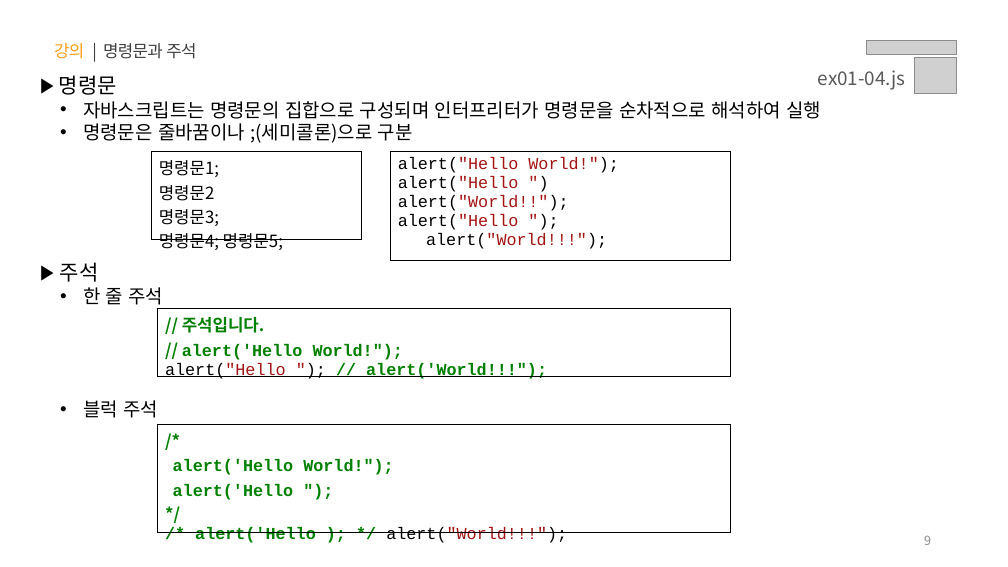
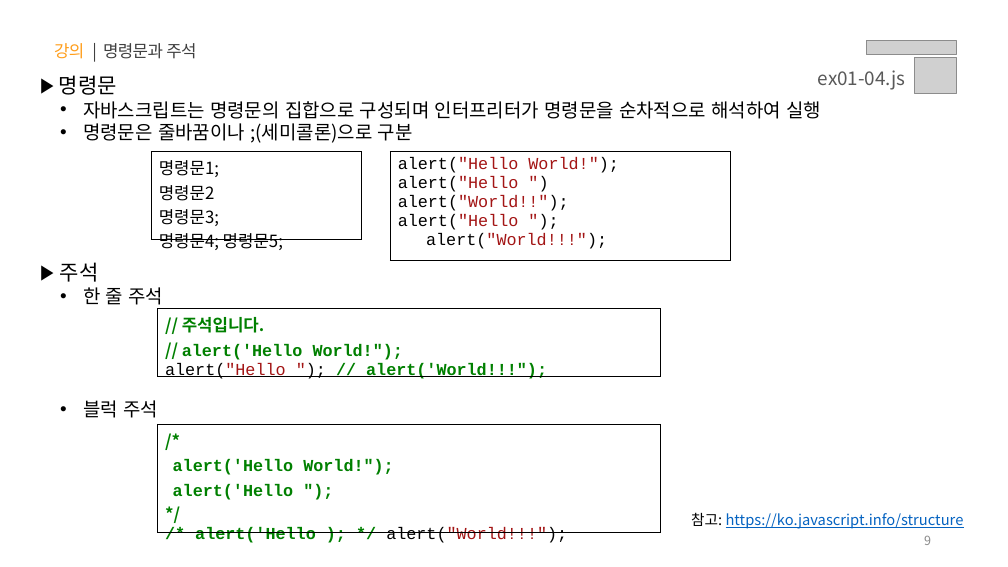
Before and after one commit to yebin-jeong/learn-js, a slide deck: slide 9 of PPT/01.자바스크립트 - 기초 문법.pptx. Drawn at 1008x567 pixels with LibreOffice and Linux fonts; fonts in the diff are those of the drawing; grey boxes stand for pictures. Boxes give left, top, right and bottom in pixels: in the first picture for what was removed or moved away, otherwise in the second. Text is boxed around its words. In the diff, an @@ line names an element or a change of style, - is before the commit and + after.

Commit message:
📝 참고 URL 추가

```diff
--- a/PPT/01.자바스크립트 - 기초 문법.pptx
+++ b/PPT/01.자바스크립트 - 기초 문법.pptx
@@ table resized from (x1=157, y1=309, x2=730, y2=383) to (x1=157, y1=309, x2=660, y2=383) @@
@@ table resized from (x1=157, y1=424, x2=730, y2=547) to (x1=157, y1=424, x2=660, y2=547) @@
@@ text added at (x1=691, y1=512, x2=964, y2=529), 14 pt, text #0563C1, underline @@
+참고: https://ko.javascript.info/structure
```
Also in this commit, not shown: 45 other slides changed.
